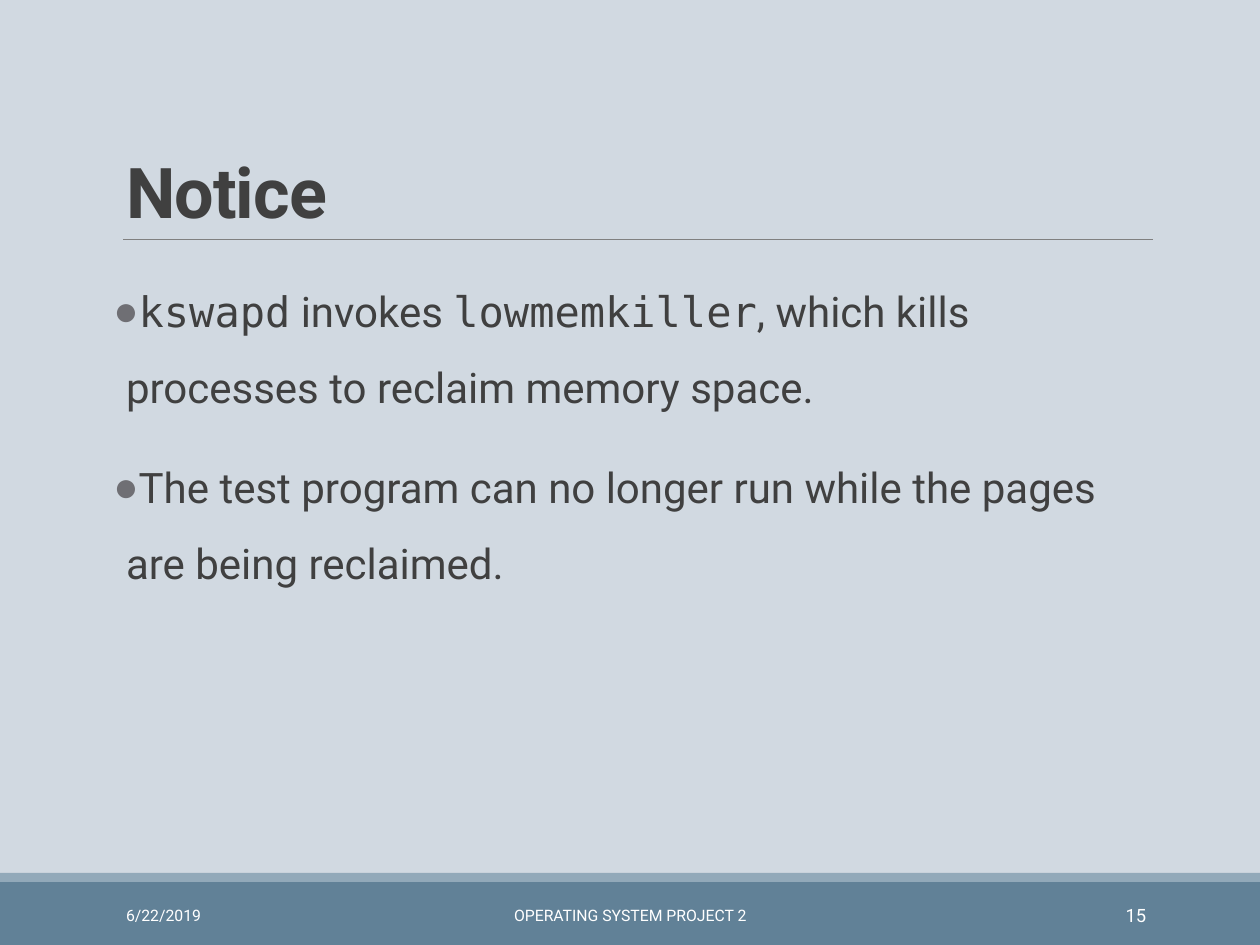
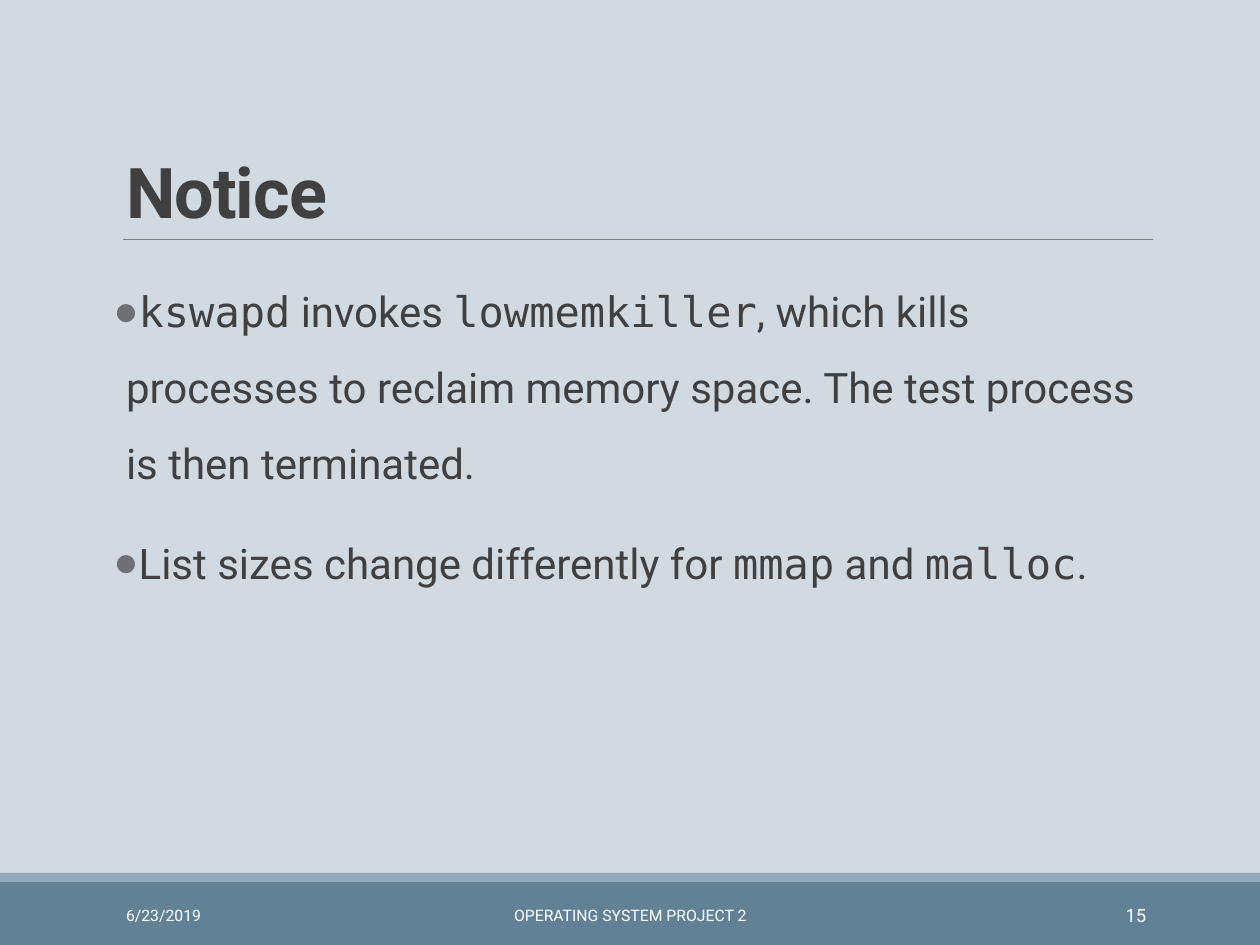
Before and after one commit to wzh99/OSProject, a slide deck: slide 15 of Project2/prj2pre.pptx. Drawn at 1260x945 pixels with LibreOffice and Linux fonts; fonts in the diff are those of the drawing. Boxes give left, top, right and bottom in pixels: in the first picture for what was removed or moved away, otherwise in the second. Text is boxed around its words. In the diff, an @@ line names an element or a change of style, - is before the commit and + after.

```diff
--- a/Project2/prj2pre.pptx
+++ b/Project2/prj2pre.pptx
@@ text at (x1=126, y1=295, x2=1135, y2=588): text changed @@
-● kswapd invokes lowmemkiller, which kills processes to reclaim memory space.
-● The test program can no longer run while the pages are being reclaimed.
+● kswapd invokes lowmemkiller, which kills processes to reclaim memory space. The test process is then terminated.
+● List sizes change differently for mmap and malloc.
@@ text at (x1=126, y1=909, x2=201, y2=922): text changed @@
-6/22/2019
+6/23/2019
```
Also in this commit, not shown: 32 other slides changed, 1 other file.
